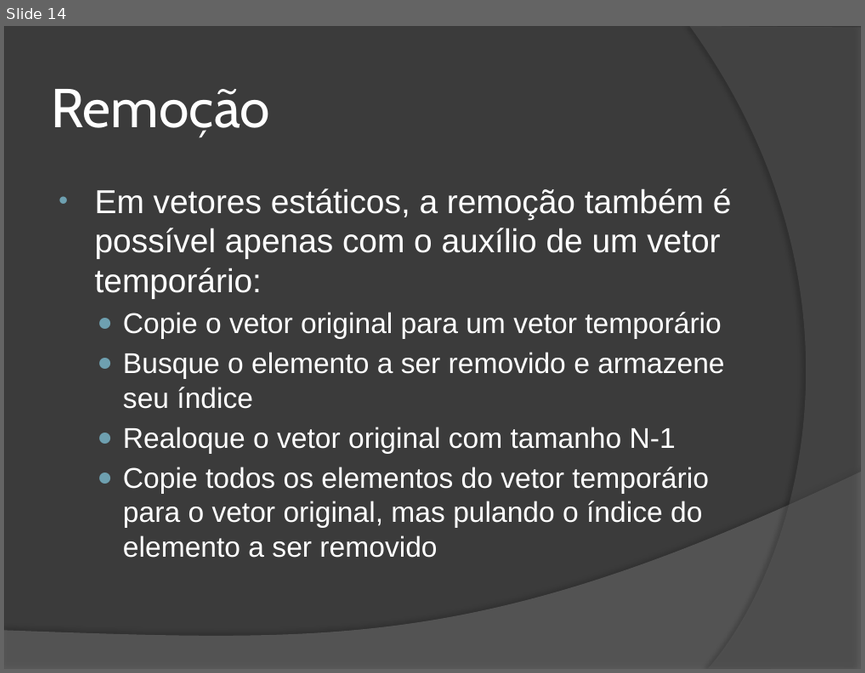
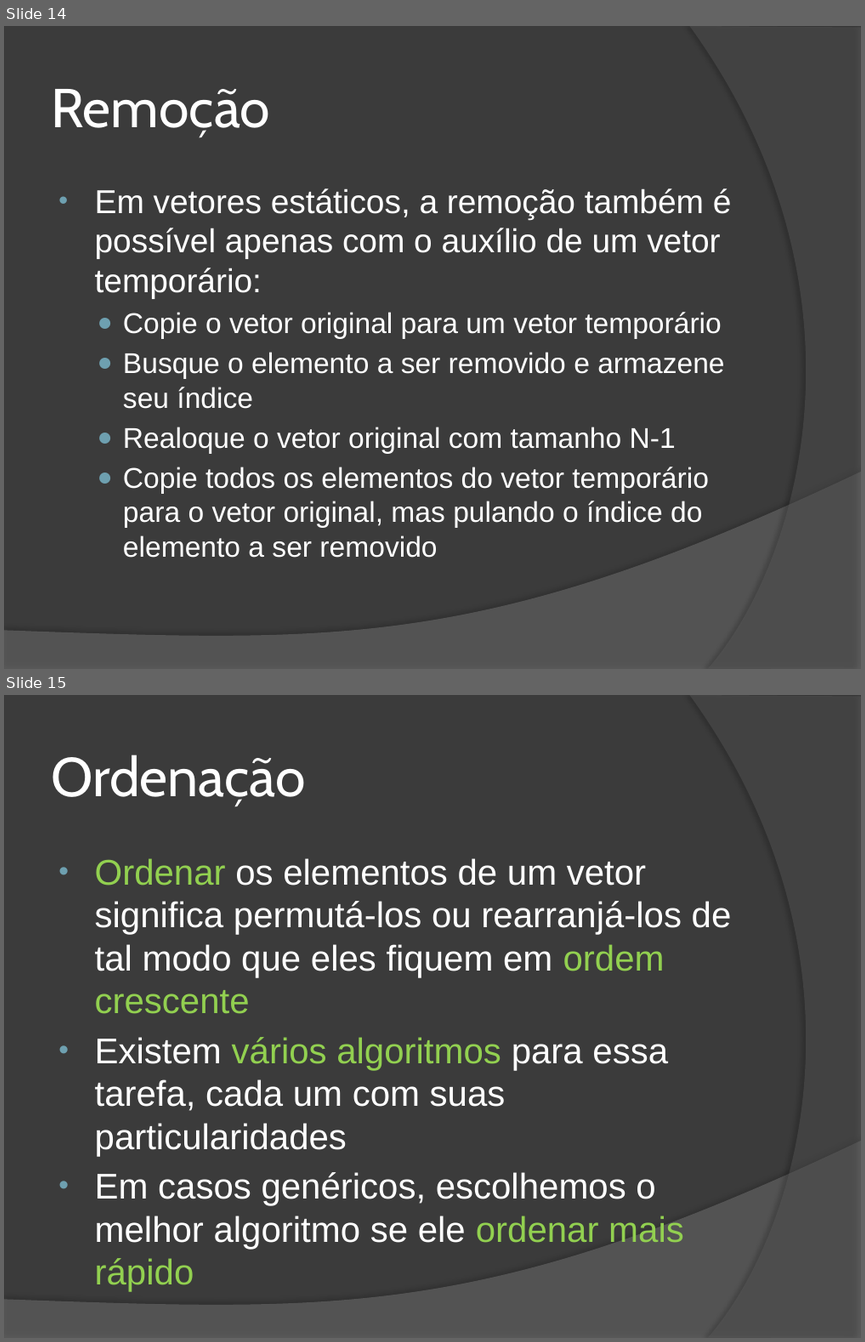
Before and after one commit to wind39/wind39.github.io, a slide deck: curso/modulo1capitulo5.pptx. Shown one above the other, each under a label of ours: slide 14 before the commit, slides 14 and 15 after it. The pictures are 865x673 and 865x1342 pixels, drawn with LibreOffice and Linux fonts; fonts in the diff are those of the drawing. Boxes give left, top, right and bottom in pixels: in the first picture for what was removed or moved away, otherwise in the second. Text is boxed around its words. In the diff, an @@ line names an element or a change of style, - is before the commit and + after.

```diff
--- a/curso/modulo1capitulo5.pptx
+++ b/curso/modulo1capitulo5.pptx
@@ slide 15 added at box(4, 695, 861, 1338), background #3B3B3B; not listed: 2 template elements that a slide beside it also shows @@
@@ title added at box(51, 755, 306, 807), 46 pt, text #FFFFFF @@
+Ordenação
@@ text added at box(95, 858, 732, 1248), 30 pt, text #FFFFFF @@
+• Ordenar os elementos de um vetor significa permutá-los ou rearranjá-los de tal modo que eles fiquem em ordem crescente
+• Existem vários algoritmos para essa tarefa, cada um com suas particularidades
+• Em casos genéricos, escolhemos o melhor algoritmo se ele ordenar mais rápido
```
Also in this commit, not shown: 1 slide changed, 9 other slides added, 3 other files.
